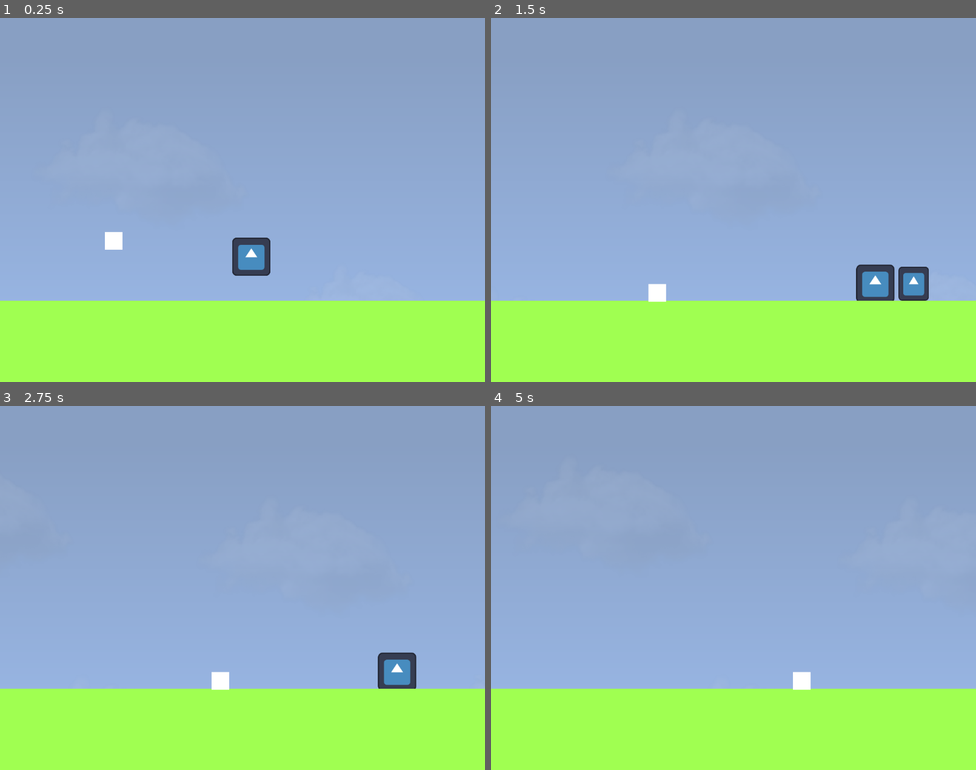
Above: before the commit, frames 1-4 (two rows, left to right).
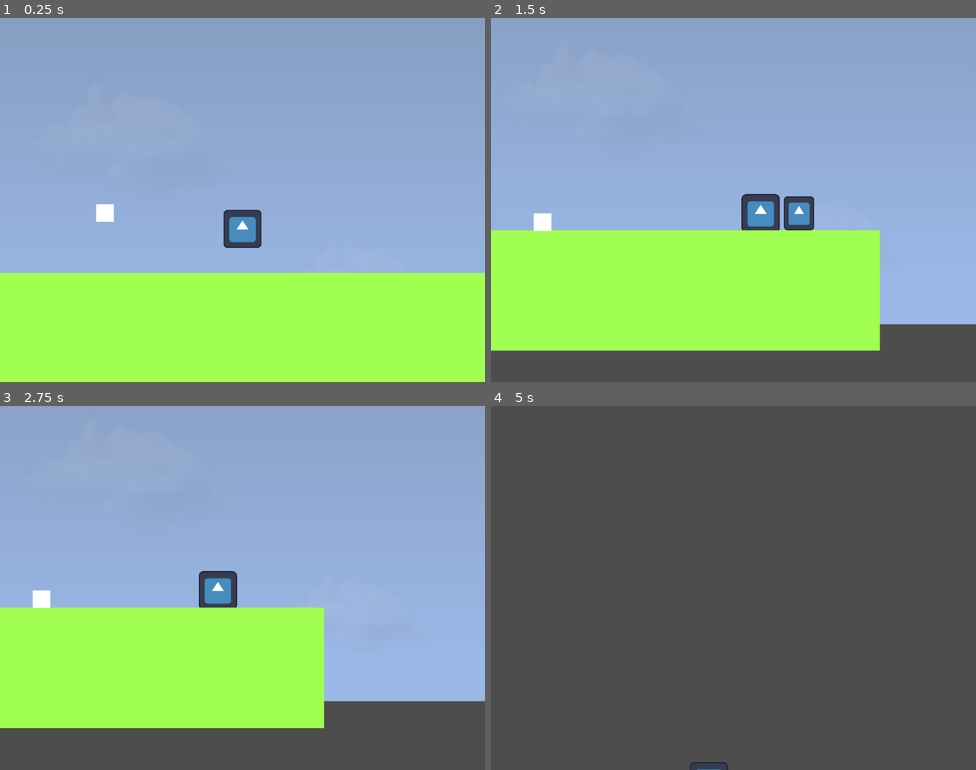
Above: after the commit, the same moments.

Repository: ManikomTMNT/DaysToGetEven
Game: Godot game, scene res://scene/main.tscn
Same seed, same stepped clock (60 frames per second), same inputs: the game is played once before the commit and once after it. The engine's default icon, where the game draws it, is replaced by a stand-in: a white triangle on a blue panel in a dark square.
Inputs:
- Up to frame 1 (0.25 s): no input
- Up to frame 2 (1.5 s): hold D (right) from 0.53 s (still down); tap W (jump) at 0.6, 0.77, 1.07 s; tap J (atk) at 1.35 s
- Up to frame 3 (2.75 s): tap W (jump) at 1.52, 1.55, 1.82, 2.1 s; release D (right) at 2.03 s; hold A (left) from 2.03 s (still down)
- Up to frame 4 (5 s): release A (left) at 2.78 s; hold D (right) 2.78-4.28 s; tap J (atk) at 2.85, 4.35 s; tap W (jump) at 3.02, 3.05, 3.32, 3.6, 3.77, 4.07, 4.52, 4.55, 4.82 s; hold A (left) from 4.28 s (still down)

The runs differ from the first frame. In frame 1, 9.4% of the frame differs, in the area x 0-100%, y 51-78%; in frame 2, 29%; in frame 3, 32%; in frame 4, 100%, in the area x 0-100%, y 0-100%.

Commit message:
thugs

Diff:
--- a/scene/main.tscn
+++ b/scene/main.tscn
@@ -5,7 +5,7 @@
 [ext_resource type="PackedScene" uid="uid://8v0ijq2346iv" path="res://scene/Punchenem.tscn" id="2_v0l8b"]
 
 [sub_resource type="RectangleShape2D" id="RectangleShape2D_v0l8b"]
-size = Vector2(1199, 278)
+size = Vector2(3645, 278)
 
 [node name="Scene1" type="Node2D" unique_id=1865861714]
 
@@ -21,26 +21,19 @@
 
 [node name="Player" parent="." unique_id=929837633 instance=ExtResource("1_itxqv")]
 position = Vector2(570, 441)
-left_action = "left"
-right_action = "right"
-up_action = "up"
-jump_action = "jump"
-
-[node name="Camera2D" type="Camera2D" parent="." unique_id=1254291359]
-position = Vector2(550, 412.5)
 
 [node name="StaticBody2D" type="StaticBody2D" parent="." unique_id=556491267]
 position = Vector2(537, 783)
 
 [node name="CollisionShape2D" type="CollisionShape2D" parent="StaticBody2D" unique_id=121897869]
-position = Vector2(3.5, 1)
+position = Vector2(-1219.5, 1)
 shape = SubResource("RectangleShape2D_v0l8b")
 
 [node name="ColorRect" type="ColorRect" parent="StaticBody2D" unique_id=326532872]
-offset_left = -595.0
+offset_left = -3030.0
 offset_top = -142.0
 offset_right = 605.0
-offset_bottom = 141.0
+offset_bottom = 131.0
 color = Color(0.62711686, 0.99999994, 0.31844836, 1)
 
 [node name="Puncher" parent="." unique_id=1787358943 instance=ExtResource("2_v0l8b")]
--- a/scene/player.tscn
+++ b/scene/player.tscn
@@ -12,10 +12,6 @@
 
 [node name="Player" type="CharacterBody2D" unique_id=1283556688 groups=["Player"]]
 script = ExtResource("1_hjaqi")
-left_action = null
-right_action = null
-up_action = null
-jump_action = null
 
 [node name="Icon" type="Sprite2D" parent="." unique_id=472648143]
 scale = Vector2(0.67901754, 0.67901754)
@@ -42,4 +38,7 @@
 one_shot = true
 autostart = true
 
+[node name="Camera2D" type="Camera2D" parent="." unique_id=476533839]
+position_smoothing_enabled = true
+
 [connection signal="timeout" from="AtkCollisionBox/Timer" to="AtkCollisionBox" method="_on_timer_timeout"]
